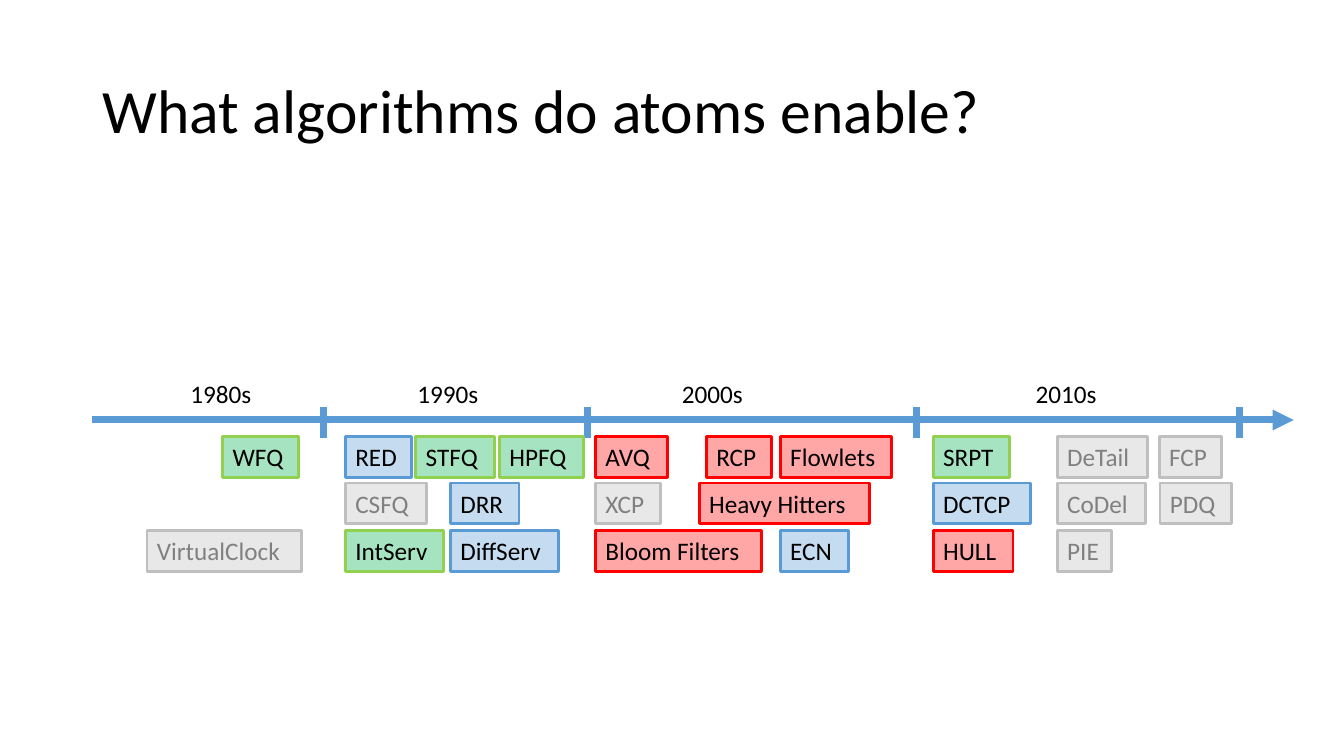
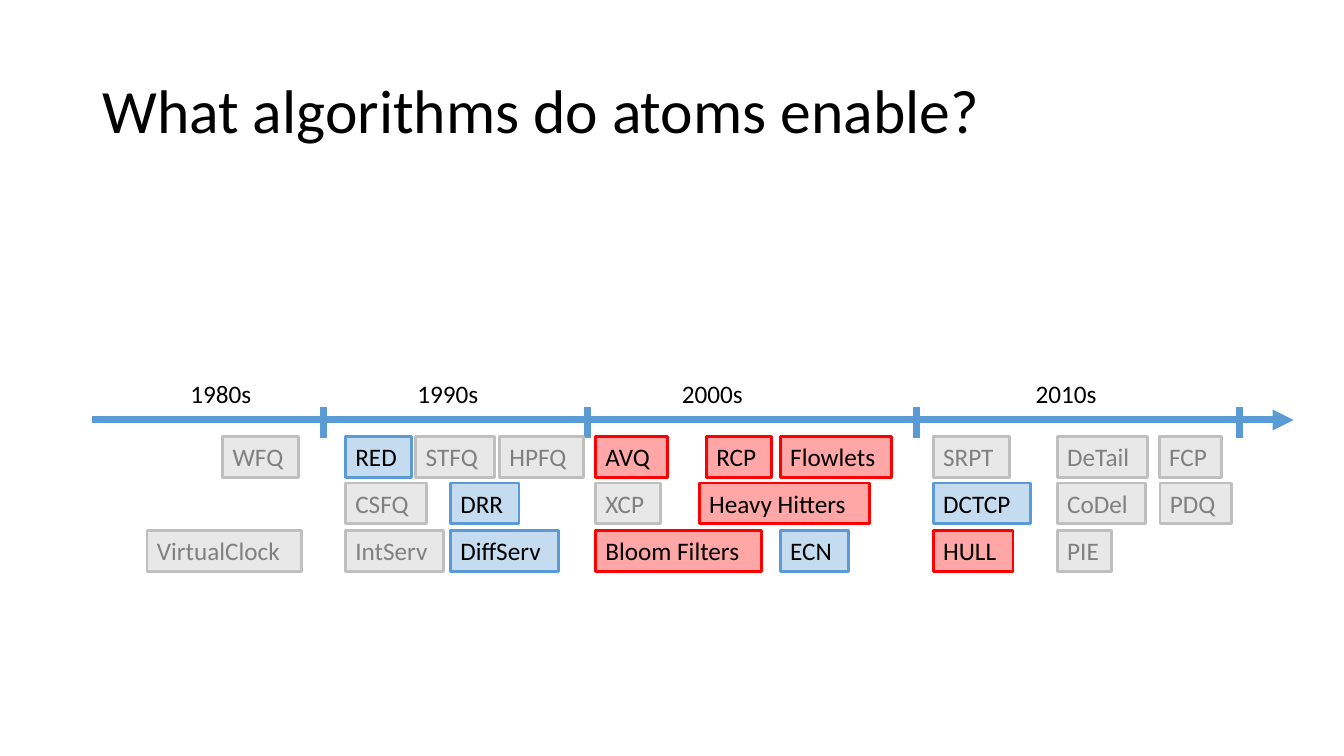
Before and after one commit to anirudhSK/pifo-domino-marple-ppts, a slide deck: slide 27 of combined_domino_pifo.pptx. Drawn at 1344x756 pixels with LibreOffice and Linux fonts; fonts in the diff are those of the drawing. Boxes give left, top, right and bottom in pixels: in the first picture for what was removed or moved away, otherwise in the second. Text is boxed around its words. In the diff, an @@ line names an element or a change of style, - is before the commit and + after.

```diff
--- a/combined_domino_pifo.pptx
+++ b/combined_domino_pifo.pptx
@@ text colour #000000 to #808080; fill #00B050 at 35% opacity to #BFBFBF at 35% opacity; outline #92D050 2 pt to #BFBFBF 2 pt in 5 elements at box(934, 437, 1010, 477), box(223, 437, 298, 477), box(415, 437, 494, 477), box(346, 530, 444, 571), box(500, 437, 585, 477) @@
```
Also in this commit, not shown: 11 other slides changed.
